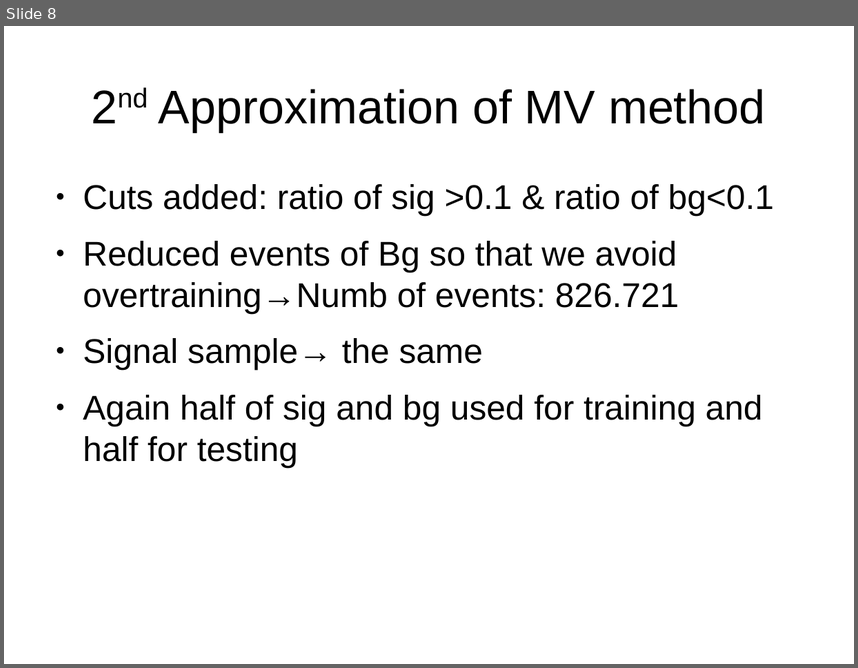
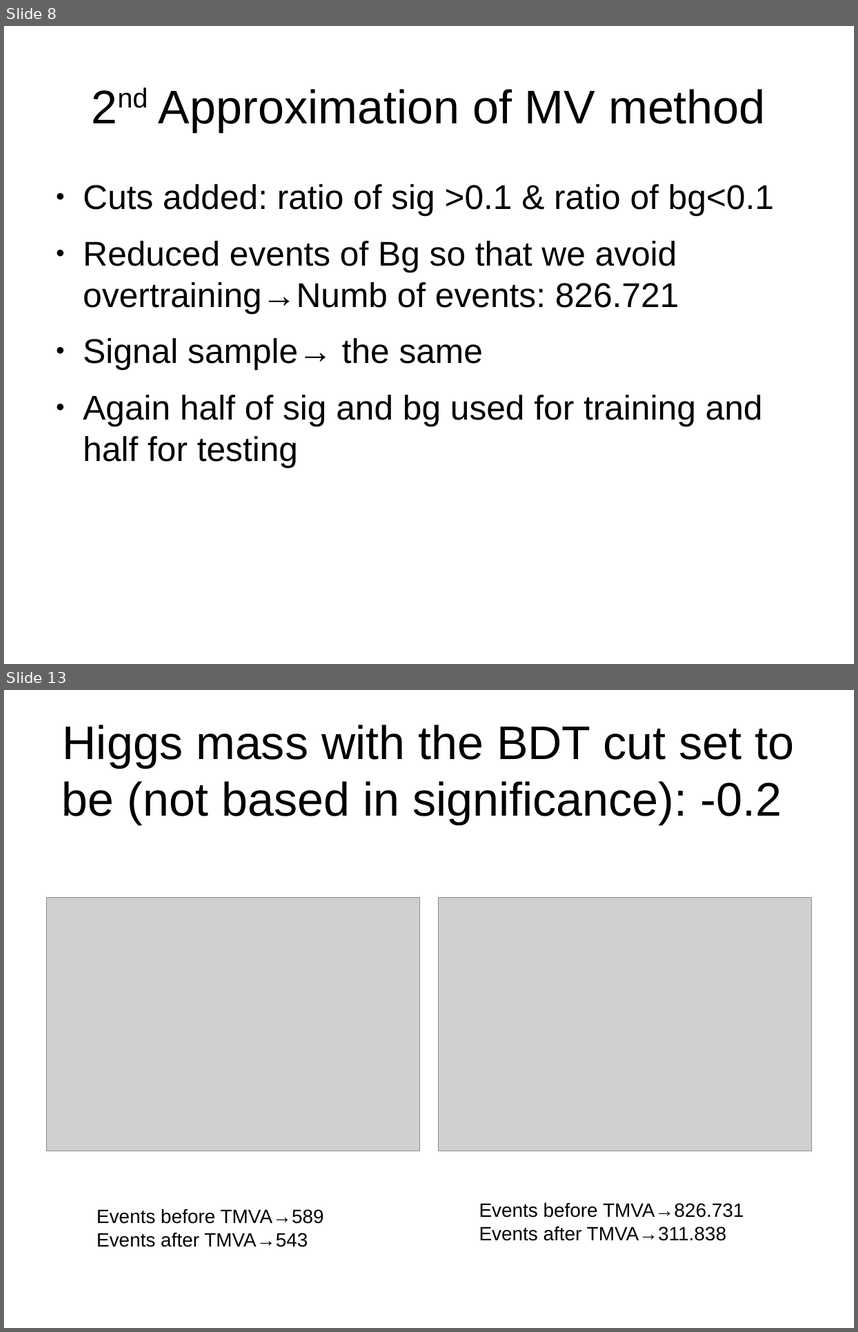
Before and after one commit to geo9119/ttH_analysis, a slide deck: TMVA_investigation.odp. Shown one above the other, each under a label of ours: slide 8 before the commit, slides 8 and 13 after it; the slides between them are not shown. The pictures are 858x668 and 858x1332 pixels, drawn with LibreOffice and Linux fonts; fonts in the diff are those of the drawing; grey boxes stand for pictures. Boxes give left, top, right and bottom in pixels: in the first picture for what was removed or moved away, otherwise in the second. Text is boxed around its words. In the diff, an @@ line names an element or a change of style, - is before the commit and + after.

```diff
--- a/TMVA_investigation.odp
+++ b/TMVA_investigation.odp
@@ slide 13 added at (4, 690, 854, 1328), background #FFFFFF @@
@@ title added at (62, 724, 794, 824), 44 pt, text #000000 @@
+Higgs mass with the BDT cut set to be (not based in significance): -0.2
@@ picture added at (46, 898, 420, 1152) @@
@@ picture added at (438, 898, 812, 1152) @@
@@ text added at (479, 1202, 744, 1241), 18 pt, text #000000 @@
+Events before TMVA→826.731
+Events after TMVA→311.838
@@ text added at (96, 1208, 324, 1247), 18 pt, text #000000 @@
+Events before TMVA→589
+Events after TMVA→543
```
Also in this commit, not shown: 1 slide changed, 11 other slides added.
